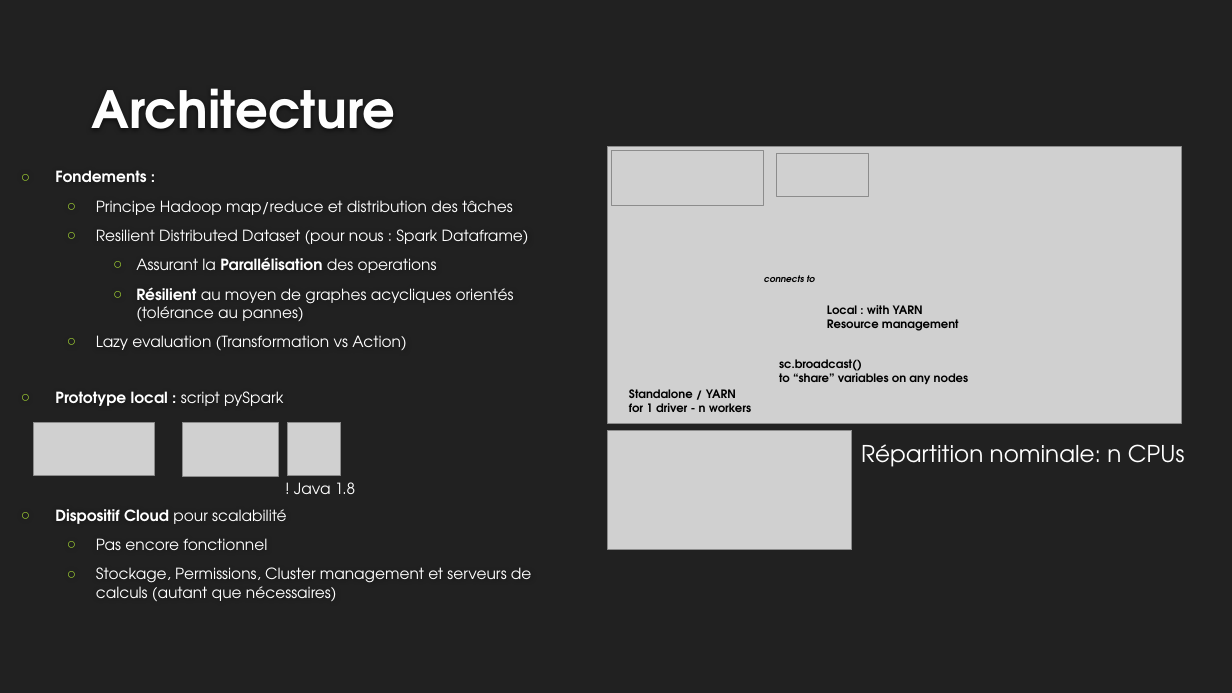
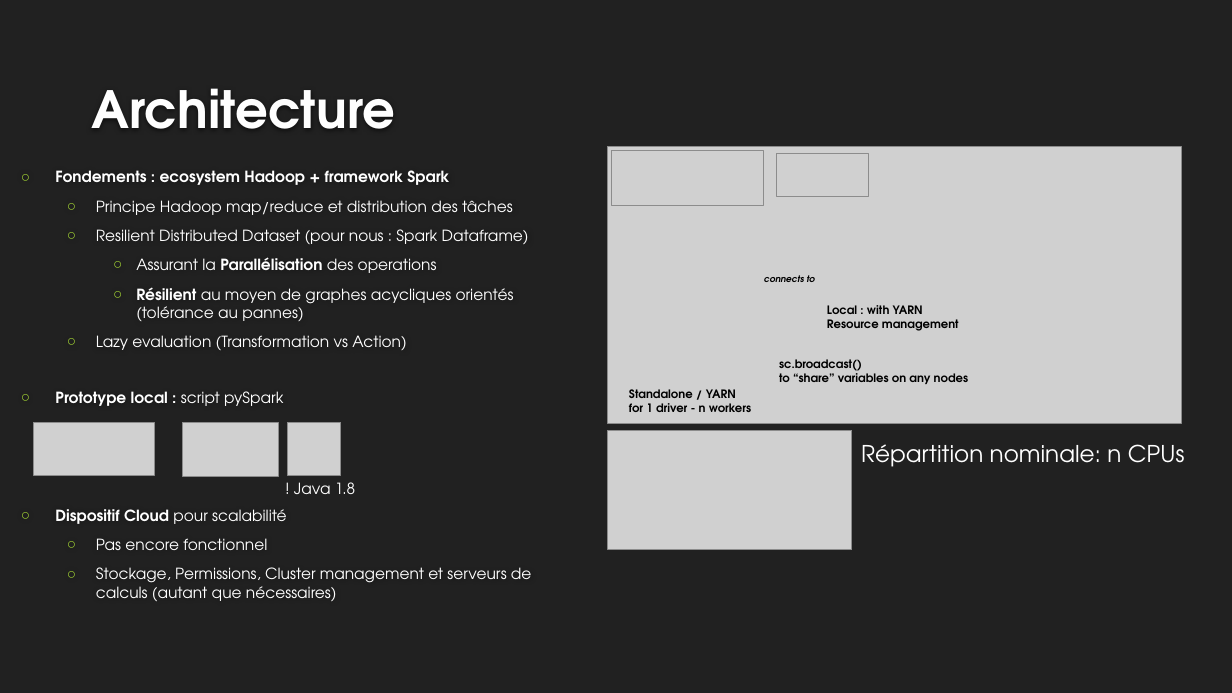
Before and after one commit to EtienneLardeur/P8_FruitsRecognition, a slide deck: slide 5 of P8_Big_Data.pptx. Drawn at 1232x693 pixels with LibreOffice and Linux fonts; fonts in the diff are those of the drawing; grey boxes stand for pictures; background and template pictures are left out. Boxes give left, top, right and bottom in pixels: in the first picture for what was removed or moved away, otherwise in the second. Text is boxed around its words. In the diff, an @@ line names an element or a change of style, - is before the commit and + after.

```diff
--- a/P8_Big_Data.pptx
+++ b/P8_Big_Data.pptx
@@ text at (55, 170, 449, 185): text changed @@
-○ Fondements :
+○ Fondements : ecosystem Hadoop + framework Spark
```
Also in this commit, not shown: 1 slide added.
